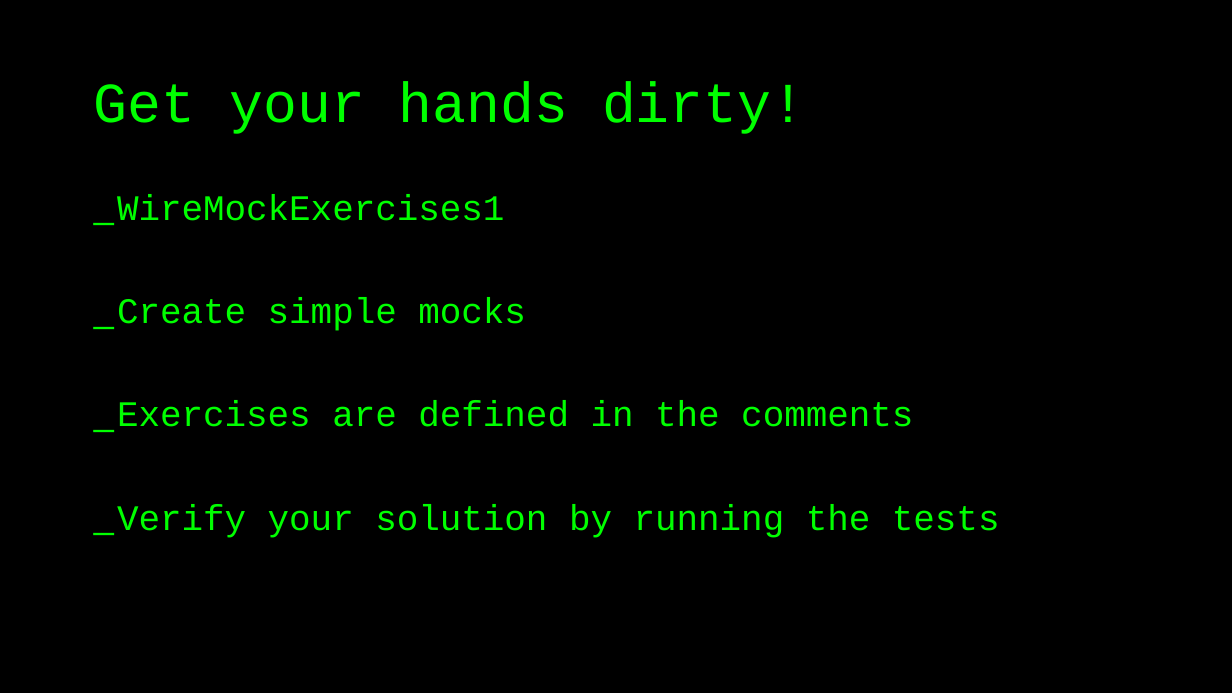
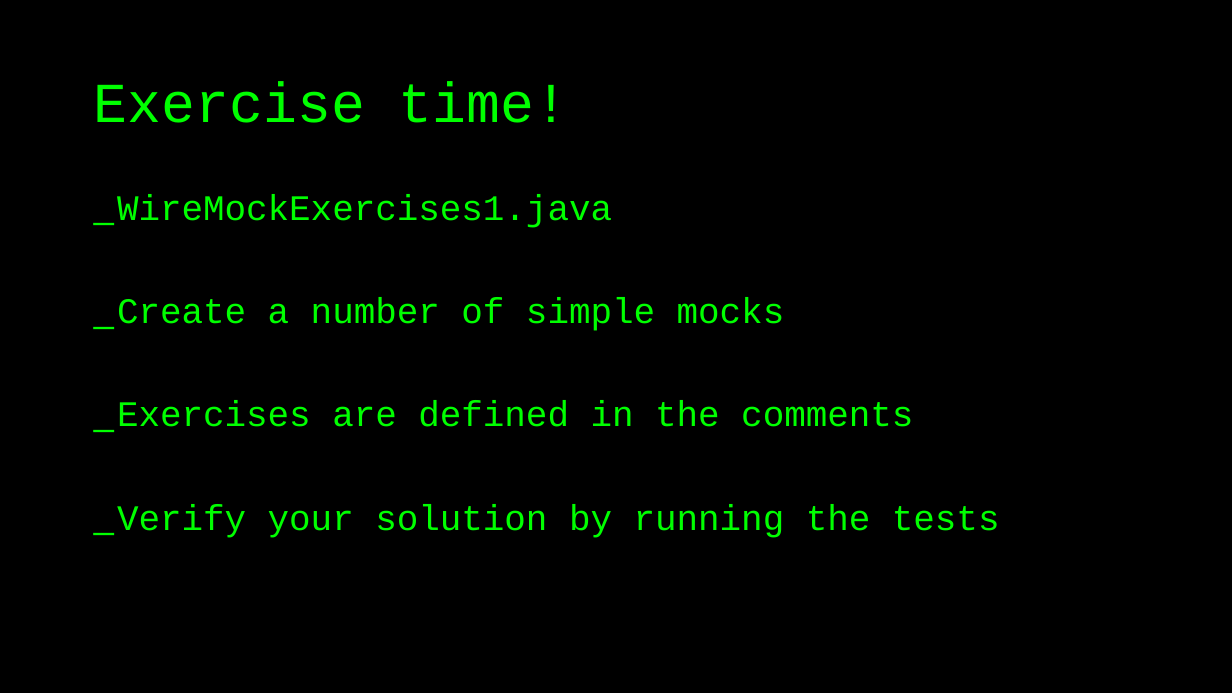
Before and after one commit to basdijkstra/wiremock-workshop, a slide deck: slide 22 of wiremock_workshop.pptx (slide 23 before the commit). Drawn at 1232x693 pixels with LibreOffice and Linux fonts; fonts in the diff are those of the drawing. Boxes give left, top, right and bottom in pixels: in the first picture for what was removed or moved away, otherwise in the second. Text is boxed around its words. In the diff, an @@ line names an element or a change of style, - is before the commit and + after.

Commit message:
Small increment: reviewed exercises series 1

```diff
--- a/wiremock_workshop.pptx
+++ b/wiremock_workshop.pptx
@@ title at [94,81,568,123]: text changed @@
-Get your hands dirty!
+Exercise time!
@@ text at [117,194,785,331]: text changed @@
-_ WireMockExercises1
-_ Create simple mocks
+_ WireMockExercises1.java
+_ Create a number of simple mocks
```
Also in this commit, not shown: 2 other slides changed, 1 other file.
